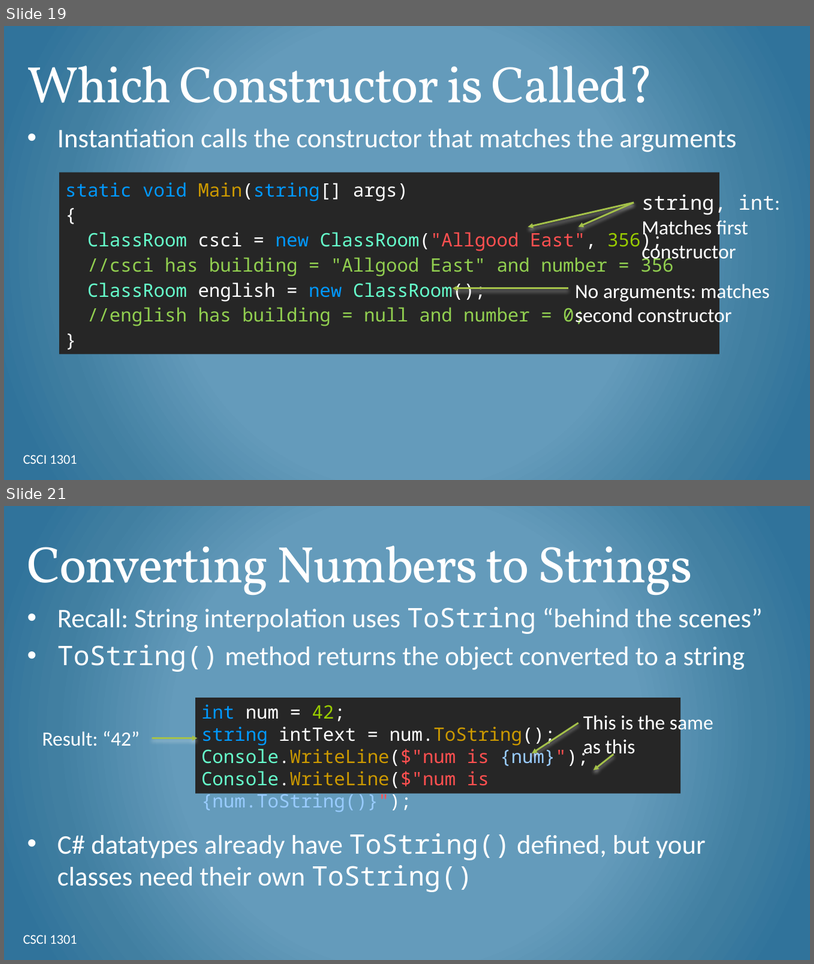
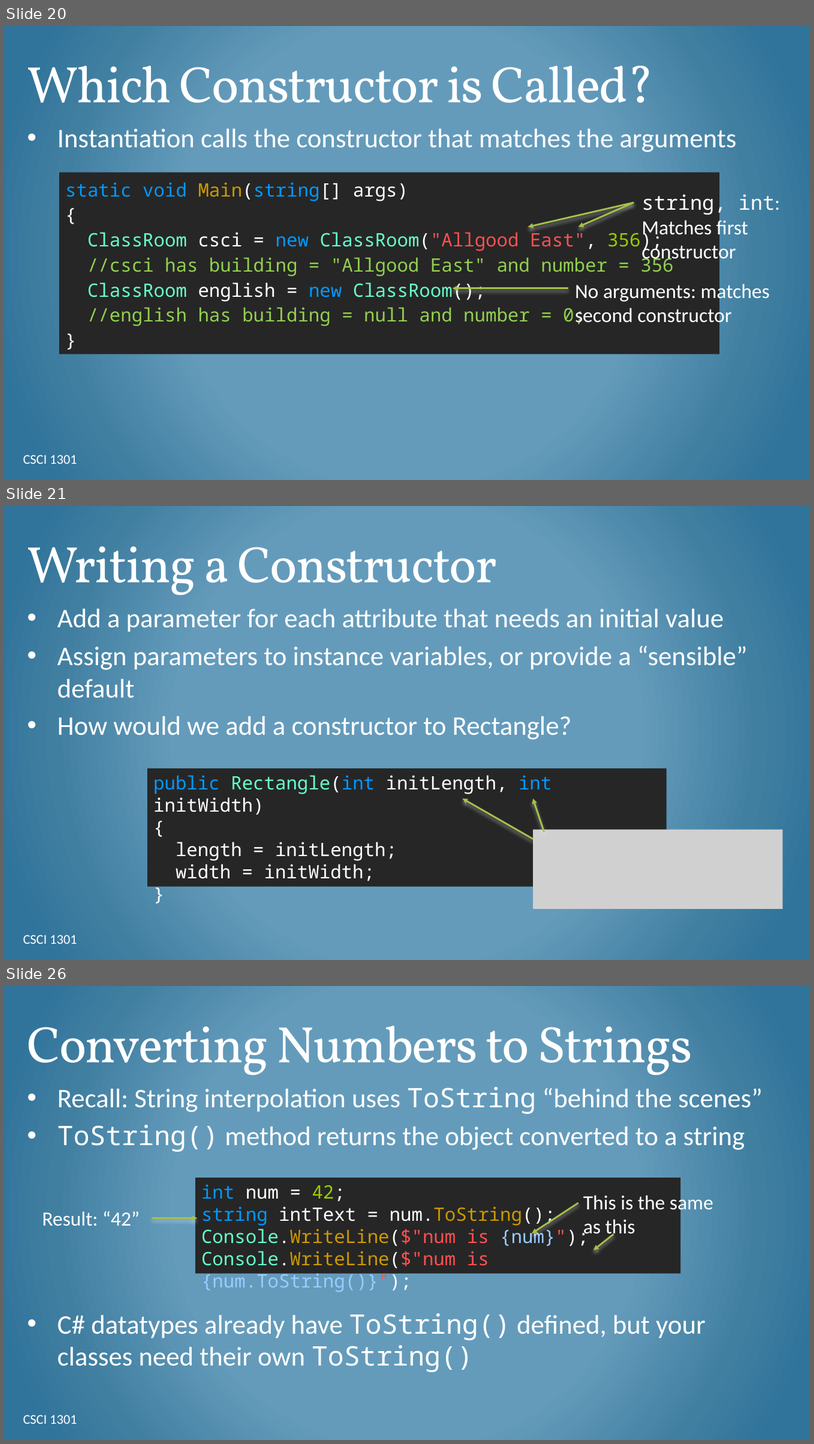
Before and after one commit to csci-1301/csci-1301.github.io, a slide deck: lectures/070_object_oriented_contd/Constructors-ToString.pptx. Shown one above the other, each under a label of ours: slides 19 and 21 before the commit, slides 20, 21 and 26 after it; the slides between them are not shown. The pictures are 814x964 and 814x1444 pixels, drawn with LibreOffice and Linux fonts; fonts in the diff are those of the drawing; grey boxes stand for pictures; background and template pictures are left out. Boxes give left, top, right and bottom in pixels: in the first picture for what was removed or moved away, otherwise in the second. Text is boxed around its words. In the diff, an @@ line names an element or a change of style, - is before the commit and + after.

```diff
--- a/lectures/070_object_oriented_contd/Constructors-ToString.pptx
+++ b/lectures/070_object_oriented_contd/Constructors-ToString.pptx
@@ slide 21 added at <box>4,506,810,960</box>, background gradient #659ABC to #427FA1 to #30759B @@
@@ title added at <box>27,546,498,595</box>, 61 pt, text #FFFFFF @@
+Writing a Constructor
@@ text added at <box>57,609,748,739</box>, 32 pt, text #FFFFFF @@
+• Add a parameter for each attribute that needs an initial value
+• Assign parameters to instance variables, or provide a “sensible” default
+• How would we add a constructor to Rectangle?
@@ rectangle added at <box>147,768,666,886</box>, fill #262626, 22 pt, text #FFFFFF @@
+public Rectangle(int initLength, int initWidth)
+{
+length = initLength;
+width = initWidth;
+}
@@ arrow added from (533, 839) to (462, 798), #A5C249 2 pt @@
@@ arrow added from (544, 832) to (533, 798), #A5C249 2 pt @@
@@ picture added at <box>533,829,783,908</box> @@
@@ text added at <box>23,934,77,943</box>, 16 pt, text #FFFFFF @@
+CSCI 1301
@@ what was slide 19 is now slide 20 @@
@@ what was slide 21 is now slide 26 @@
```
Also in this commit, not shown: 6 slides changed, 5 other slides added, 12 other files.
